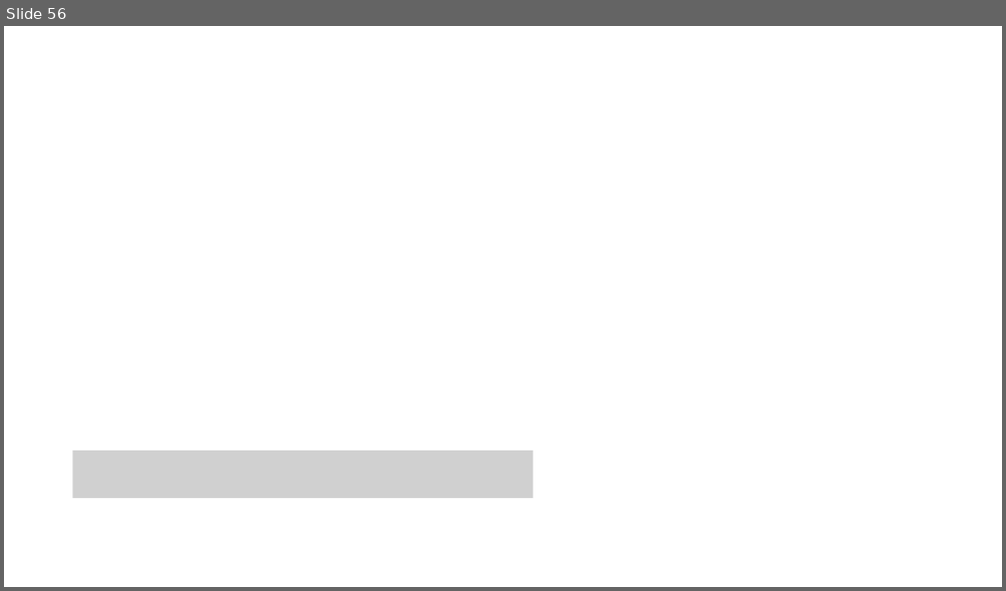
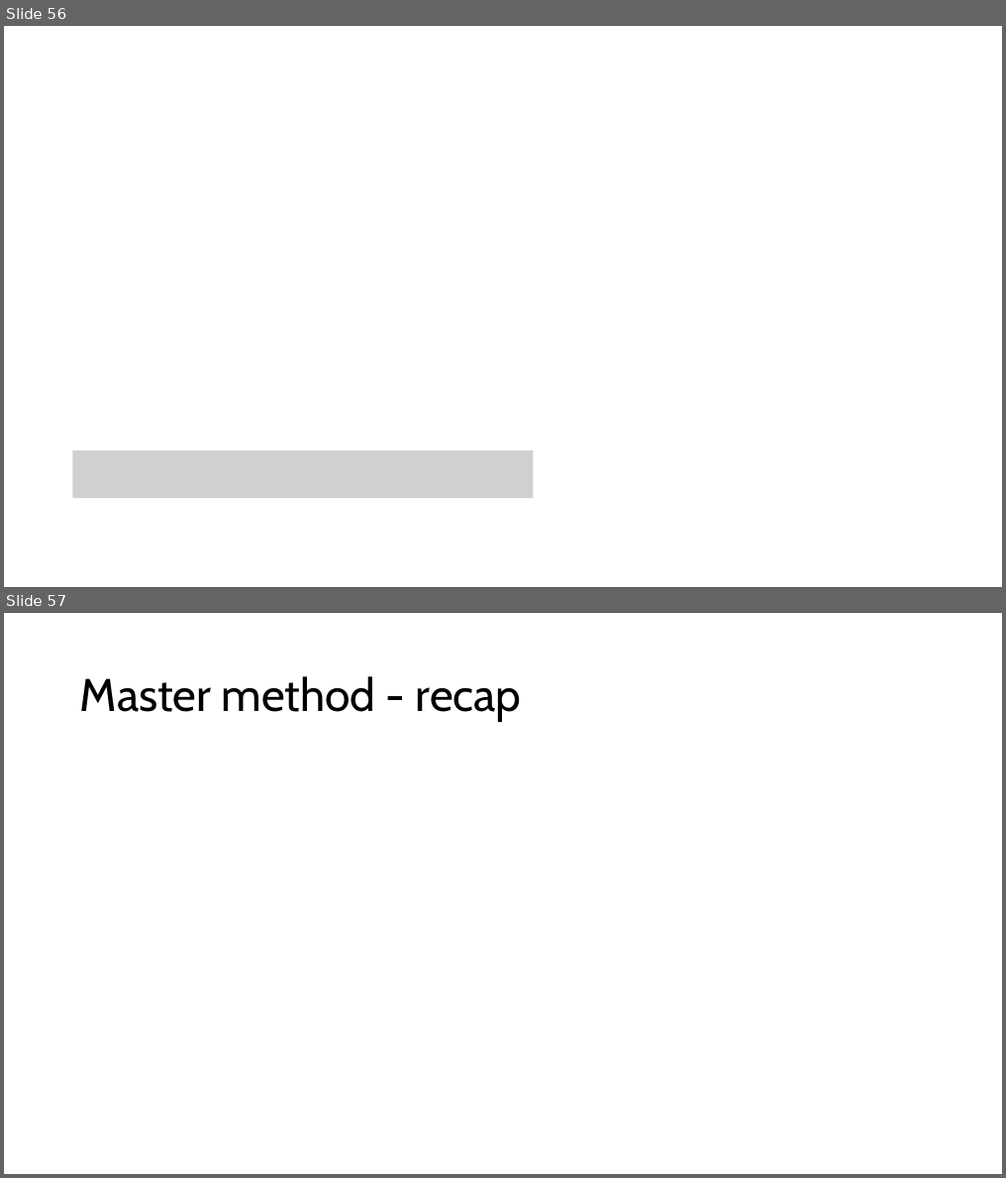
Before and after one commit to RobertNagy299/dsa-i-teaching, a slide deck: MyOwnPresentations/Divide_Conquer_Recursion_II.pptx. Shown one above the other, each under a label of ours: slide 56 before the commit, slides 56 and 57 after it. The pictures are 1006x591 and 1006x1178 pixels, drawn with LibreOffice and Linux fonts; fonts in the diff are those of the drawing; grey boxes stand for pictures. Boxes give left, top, right and bottom in pixels: in the first picture for what was removed or moved away, otherwise in the second. Text is boxed around its words. In the diff, an @@ line names an element or a change of style, - is before the commit and + after.

```diff
--- a/MyOwnPresentations/Divide_Conquer_Recursion_II.pptx
+++ b/MyOwnPresentations/Divide_Conquer_Recursion_II.pptx
@@ slide 57 added at (x1=4, y1=613, x2=1002, y2=1174), background #FFFFFF @@
@@ title added at (x1=80, y1=676, x2=522, y2=722), 44 pt, text #000000 @@
+Master method - recap
```
Also in this commit, not shown: 1 slide changed, 3 other slides added, 1 other file.
